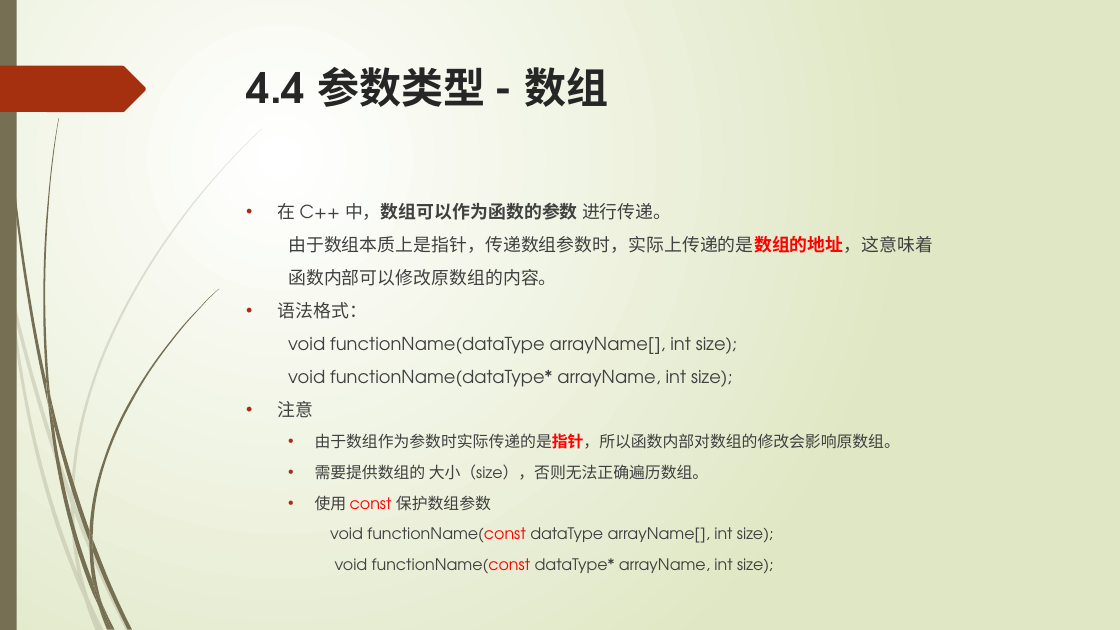
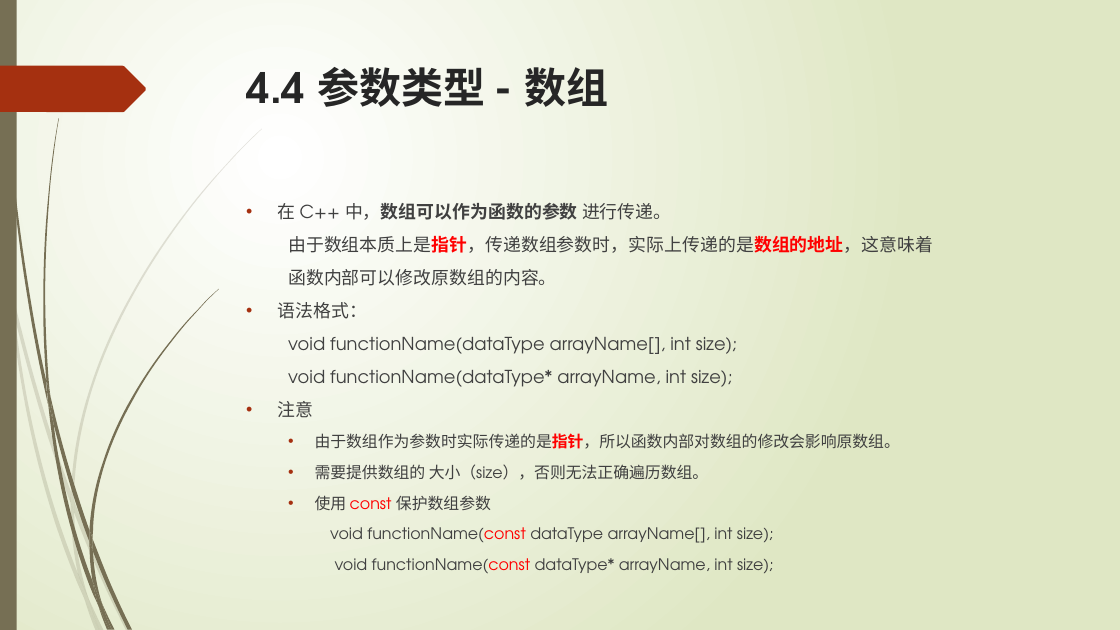
Before and after one commit to liuty2006/learn, a slide deck: slide 52 of learn_cpp/docs/C++语言培训.pptx. Drawn at 1120x630 pixels with LibreOffice and Linux fonts; fonts in the diff are those of the drawing. Boxes give left, top, right and bottom in pixels: in the first picture for what was removed or moved away, otherwise in the second. Text is boxed around its words. In the diff, an @@ line names an element or a change of style, - is before the commit and + after.

```diff
--- a/learn_cpp/docs/C++语言培训.pptx
+++ b/learn_cpp/docs/C++语言培训.pptx
@@ text at [288,235,933,253]: text colour #404040 to #FF0000, bold on in "由于数组本质上是指针，传递数组参数时，实际上传递的是数组的地址，这意味着" @@
```
Also in this commit, not shown: 2 other slides changed, 5 other files.
